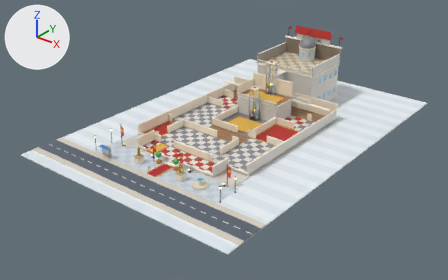
Before and after pictures for a commit that changed the glTF model art3d/venues/ironwood_citadel/shell.glb.
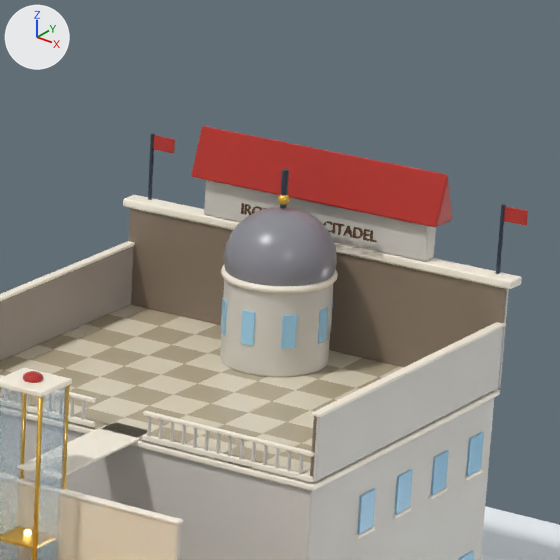
Old and new are each drawn whole from a 50 mm camera at (58.82, -73.37, 37.65) aimed at (9.24, -11.4, -0.78) and again close up on the part from 60% to 78% of the width and 3% to 32% of the height. The axes (+X, +Y, +Z) are drawn at upper left. The lights are the same throughout. The first two pictures are the older version. Vertices at exactly the same position are counted once.

The older version as bpy lines, for what is in view:
```python
ob_floor_keep_battlements = bpy.data.objects.new('floor_keep_battlements', me_cube_589)
ob_floor_keep_battlements.location = (0.0, 0.0, 0.0)
ob_grounds = bpy.data.objects.new('grounds', me_cube)
ob_grounds.location = (0.0, 0.0, 0.0)
ob_lift_keep_battlements = bpy.data.objects.new('lift_keep_battlements', me_cylinder)
ob_lift_keep_battlements.location = (0.0, 0.0, 0.0)
# also in view: 'crown' at (9.5, 5.67, 6.5); 'floor_floor_1' at (11.0, -2.0, 2.71); 'dome' at (9.5, 9.5, 8.22); 'cabin_keep_battlements' at (9.5, -0.45, 3.74)
```
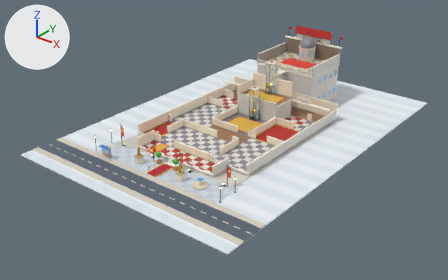
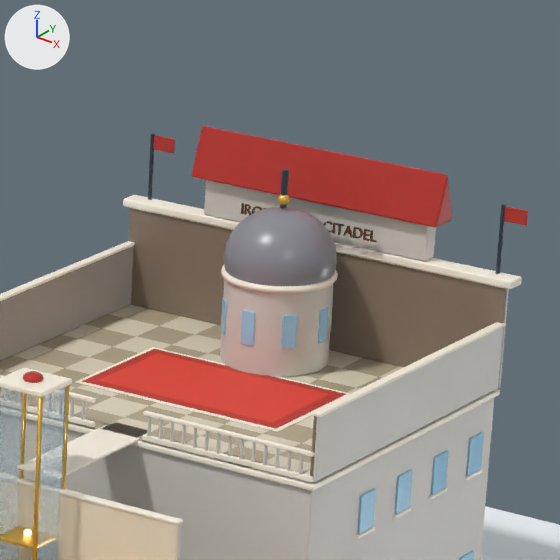
What differs and where, as boxes (x1, y1, x2, y2) in the close-ups (560 x 560 px):
part 1 of me_cube_589, added
    after: (82, 349, 346, 429)
part 2 of me_cube_589, added (red)
    after: (99, 353, 330, 423)
part 3 of me_cube_589, added
    after: (75, 347, 350, 432)

What changed in the scene script:
```text
Add mat_toy_c0392b_60:
    mat_toy_c0392b_60 = principled_material('toy_C0392B_60')
    mat_toy_c0392b_60.base_color = (0.527, 0.0409, 0.0242)  # red #c0392b
    mat_toy_c0392b_60.roughness = 0.6
Add mat_toy_e34333_60:
    mat_toy_e34333_60 = principled_material('toy_E34333_60')
    mat_toy_e34333_60.base_color = (0.768, 0.0561, 0.0331)  # red #e34333
    mat_toy_e34333_60.roughness = 0.6
Change me_cube_589:
    used by ob_floor_keep_battlements; location = (0.0, 0.0, 0.0)
    remove me_cube_589.from_pydata(...)  # 9772 vertices, 20084 faces; spans x 4.0..14.61, y 2.92..11.11, z 0.0..8.23
    add me_cube_589.from_pydata(...)  # 9836 vertices, 20200 faces; spans x 4.0..14.61, y 2.92..11.11, z 0.0..8.23
    me_cube_589 part 1: a new loose piece of 24 vertices spanning x 6.9..12.1, y 5.4..8.4, z 5.78..5.8, in mat_toy_c0392b_60 (red #c0392b)
    me_cube_589 part 2: a new loose piece of 24 vertices spanning x 7.15..11.85, y 5.65..8.15, z 5.78..5.81, in mat_toy_e34333_60 (red #e34333)
    me_cube_589 part 3: a new loose piece of 16 vertices spanning x 6.78..12.22, y 5.28..8.52, z 5.77..5.79, in mat_toy_fff7e6_40 (pale yellow #fff7e6)
    add me_cube_589.materials.append(mat_toy_c0392b_60)  # red #c0392b
    add me_cube_589.materials.append(mat_toy_e34333_60)  # red #e34333
```
